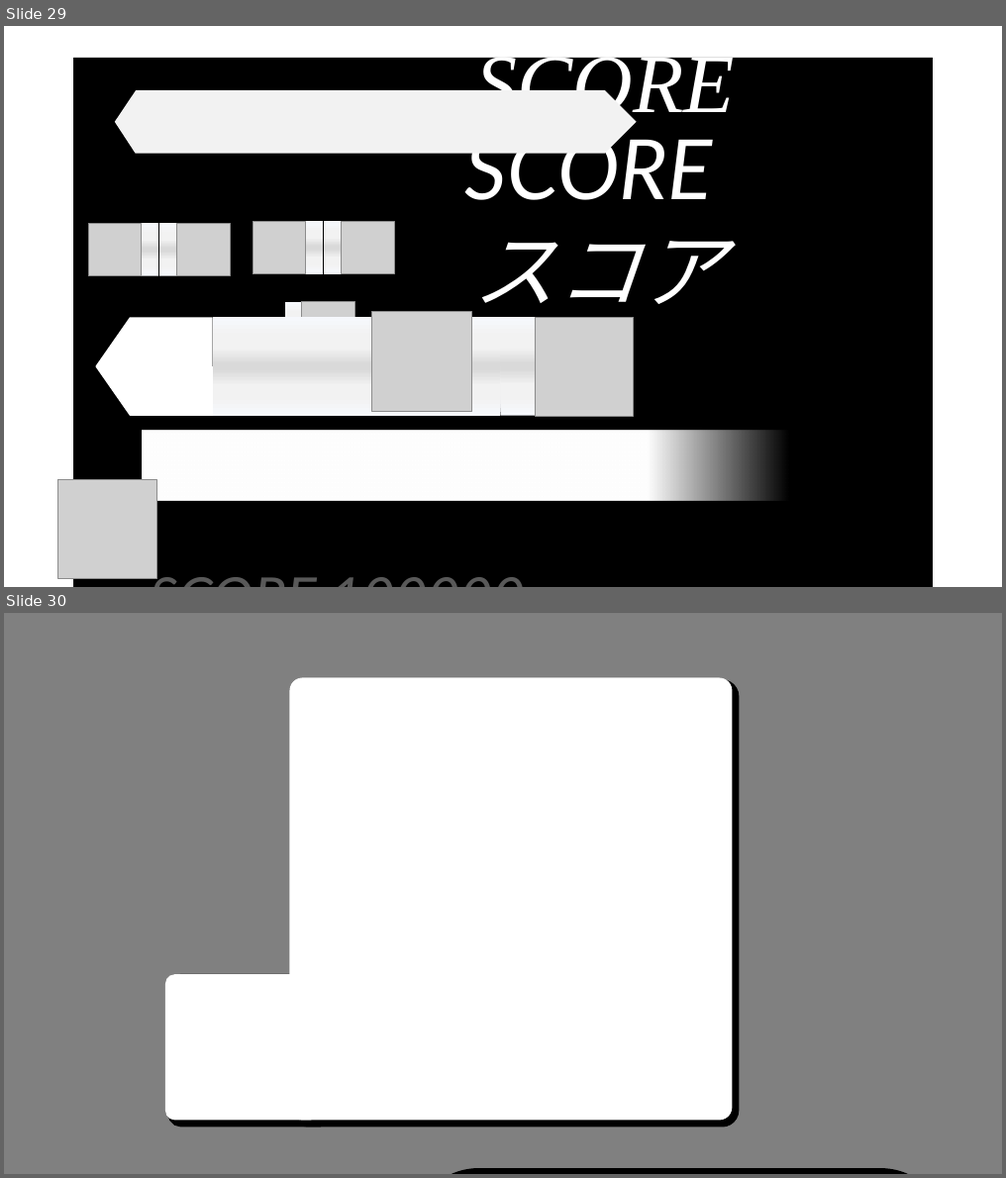
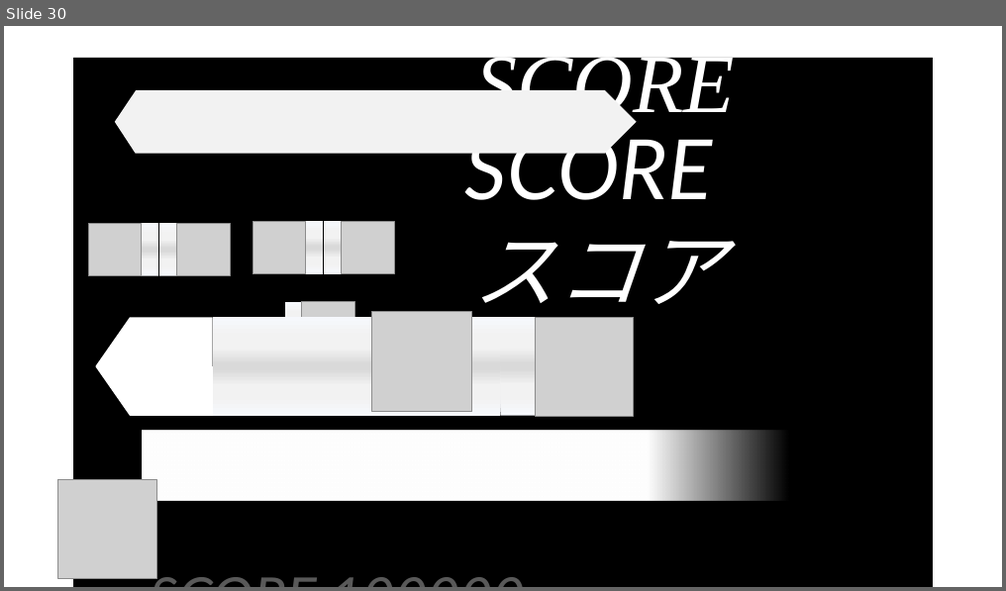
Before and after one commit to YuukiReiya/RhythmGame, a slide deck: resource.pptx. Shown one above the other, each under a label of ours: slides 29 and 30 before the commit, slide 30 after it. The pictures are 1006x1178 and 1006x591 pixels, drawn with LibreOffice and Linux fonts; fonts in the diff are those of the drawing; grey boxes stand for pictures. Boxes give left, top, right and bottom in pixels: in the first picture for what was removed or moved away, otherwise in the second. Text is boxed around its words. In the diff, an @@ line names an element or a change of style, - is before the commit and + after.

```diff
--- a/resource.pptx
+++ b/resource.pptx
@@ slide 30 removed at bbox=[4, 613, 1002, 1174], background #808080 @@
@@ rounded rectangle removed at bbox=[290, 678, 733, 1121] @@
@@ rounded rectangle removed at bbox=[295, 683, 735, 1123] @@
@@ round same rect removed at bbox=[165, 974, 312, 1121] @@
@@ round same rect removed at bbox=[171, 978, 316, 1123] @@
@@ rounded rectangle removed at bbox=[417, 1173, 943, 1174] @@
@@ what was slide 29 is now slide 30 @@
```
Also in this commit, not shown: 4 slides added, 2 other slides removed.
